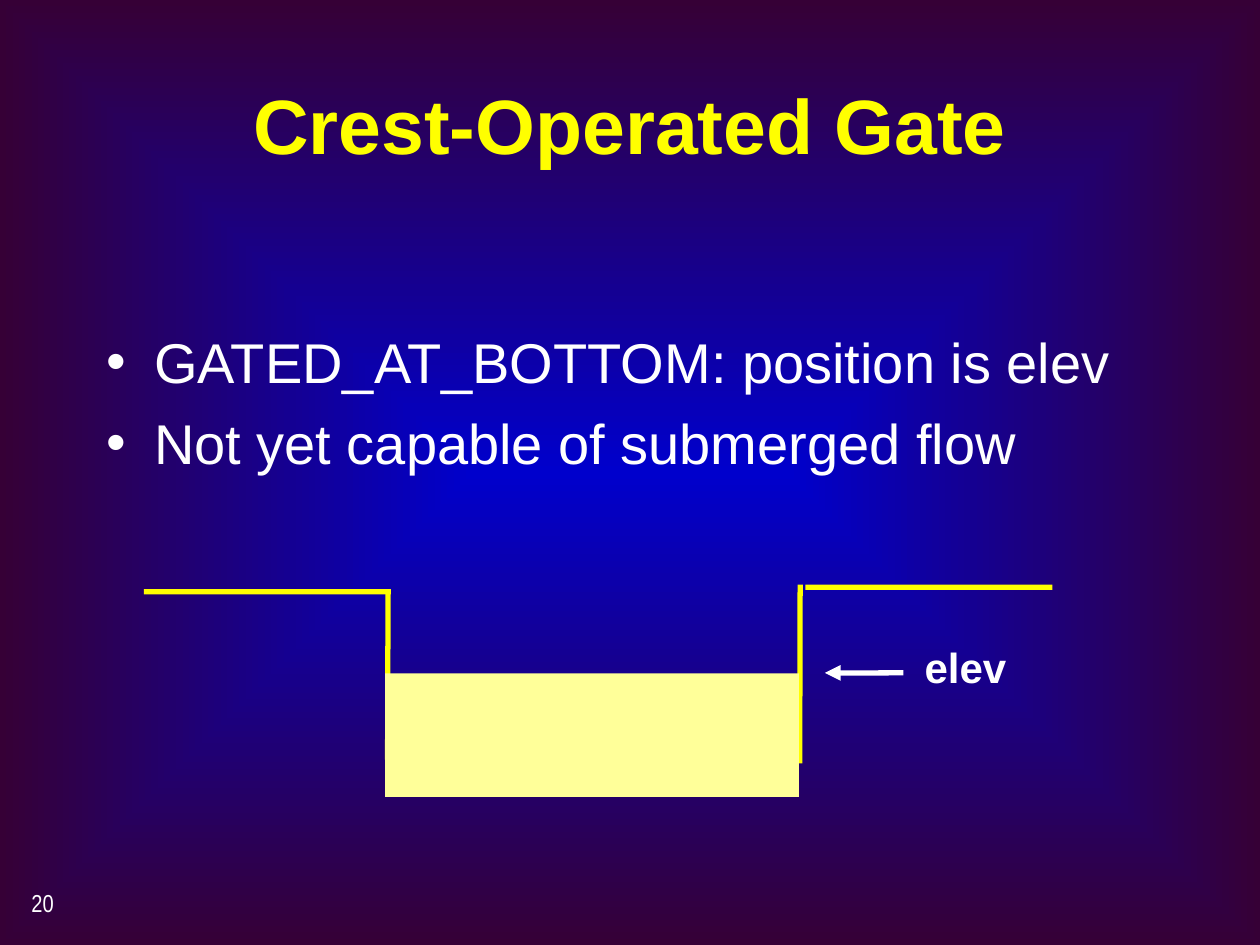
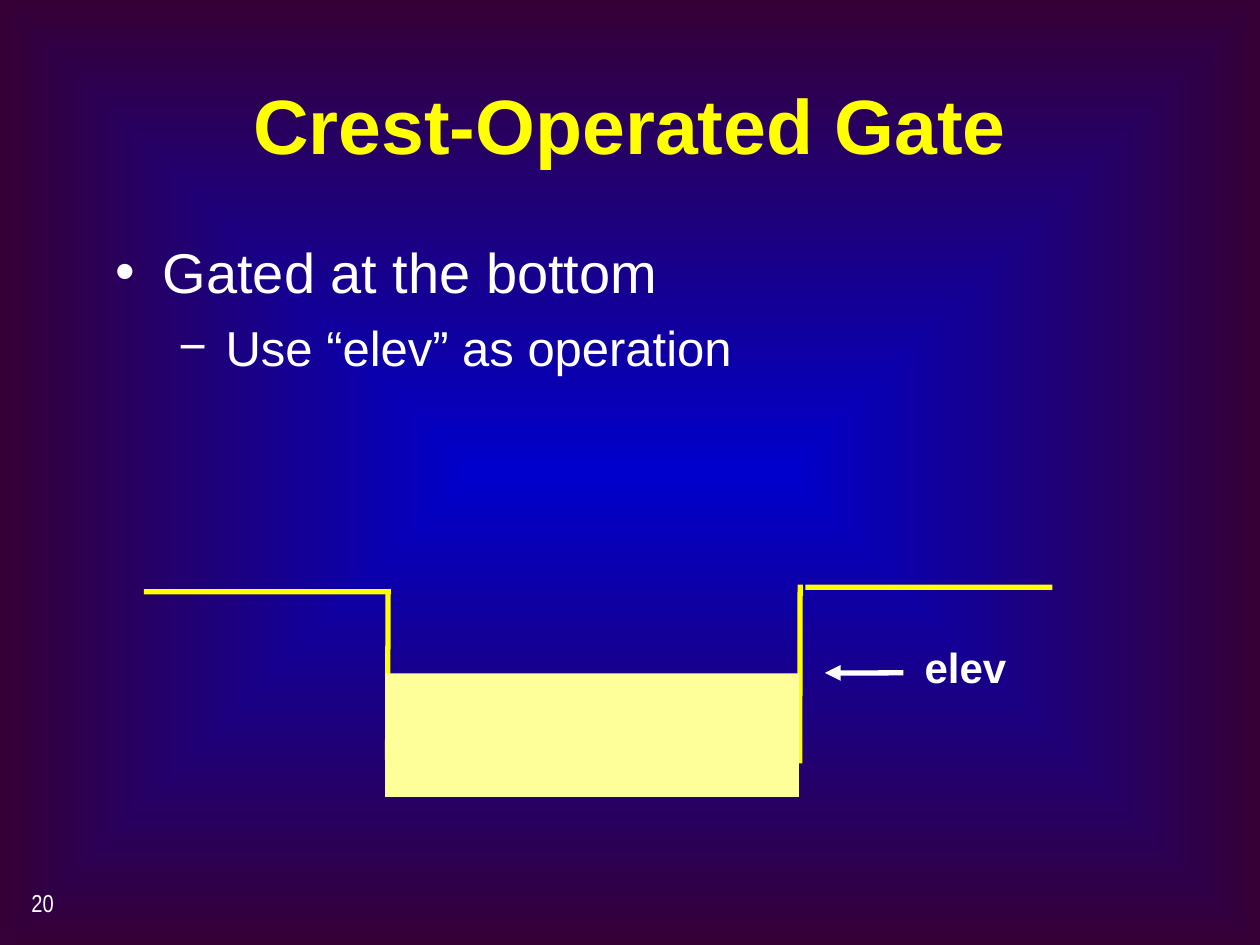
Before and after one commit to CADWRDeltaModeling/dsm2, a slide deck: slide 20 of dsm2/presentations/BT2_Reservoir_Gate_Transfer.ppt. Drawn at 1260x945 pixels with LibreOffice and Linux fonts; fonts in the diff are those of the drawing. Boxes give left, top, right and bottom in pixels: in the first picture for what was removed or moved away, otherwise in the second. Text is boxed around its words. In the diff, an @@ line names an element or a change of style, - is before the commit and + after.

```diff
--- a/dsm2/presentations/BT2_Reservoir_Gate_Transfer.ppt
+++ b/dsm2/presentations/BT2_Reservoir_Gate_Transfer.ppt
@@ text at (x1=163, y1=252, x2=732, y2=376): text changed; size 32 to 28 pt @@
-• GATED_AT_BOTTOM: position is elev
-• Not yet capable of submerged flow
+• Gated at the bottom
+  − Use “elev” as operation
```
Also in this commit, not shown: 11 other slides changed, 5 slides added, 3 slides removed.
